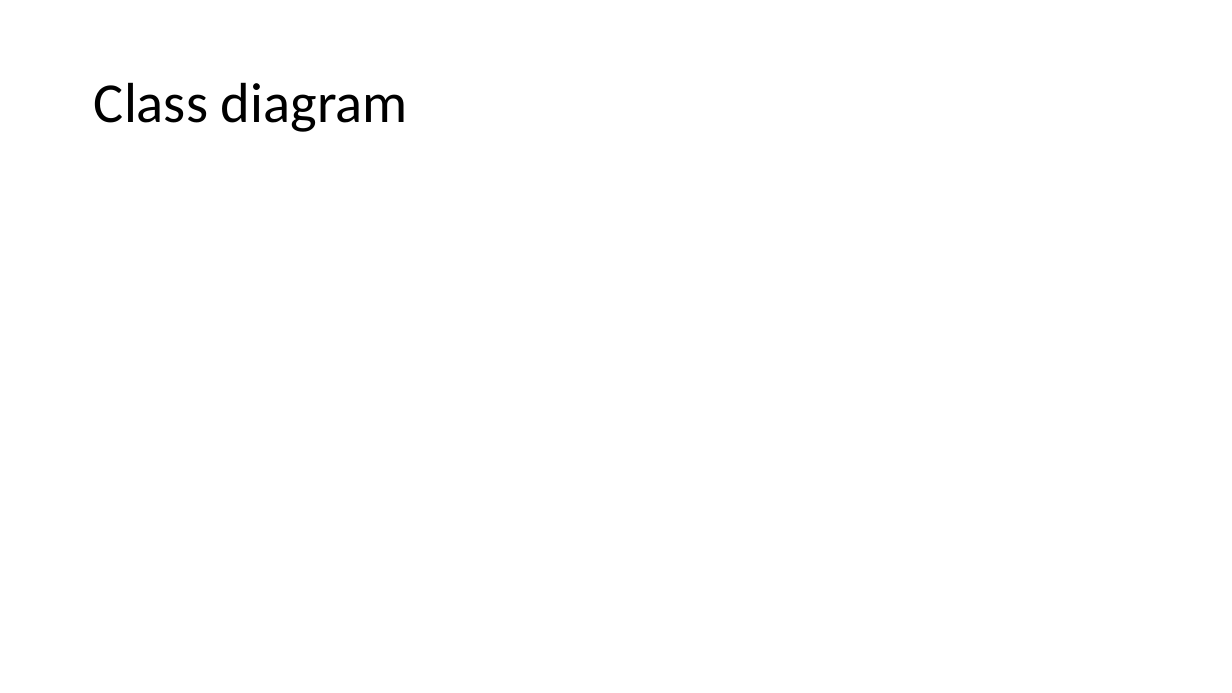
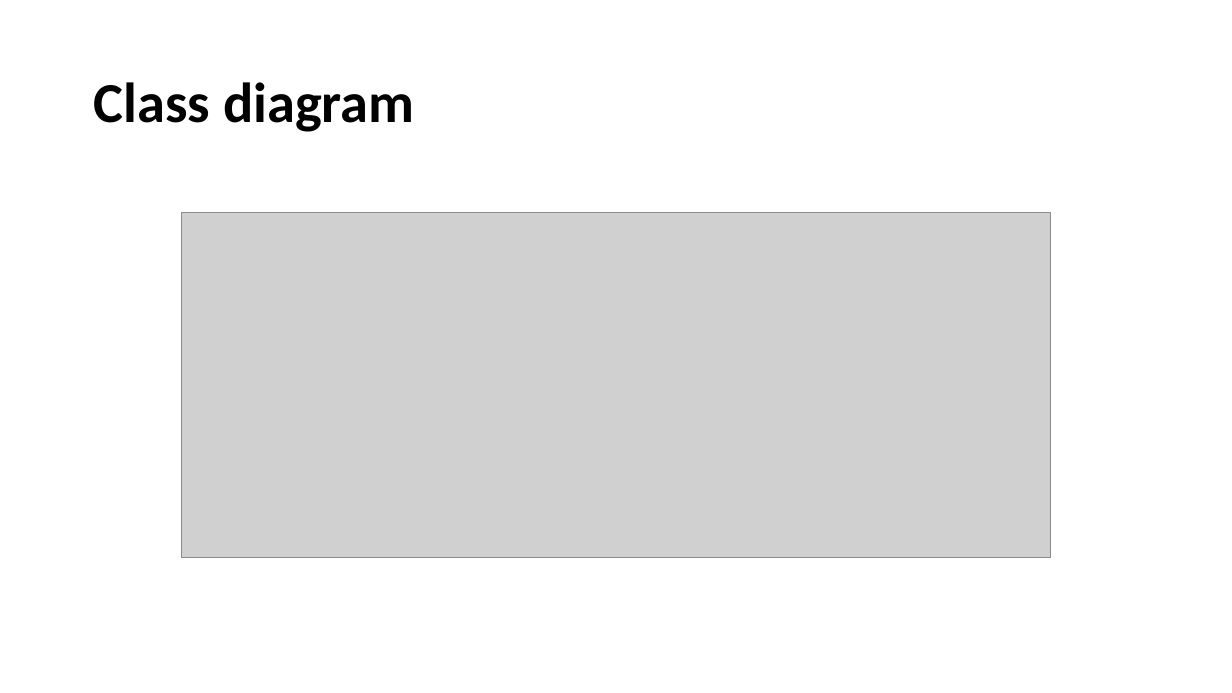
Before and after one commit to DaloonOfDoom/E21SWD_Assignment, a slide deck: slide 5 of Slides/The Decorator pattern.pptx. Drawn at 1232x693 pixels with LibreOffice and Linux fonts; fonts in the diff are those of the drawing; grey boxes stand for pictures. Boxes give left, top, right and bottom in pixels: in the first picture for what was removed or moved away, otherwise in the second. Text is boxed around its words. In the diff, an @@ line names an element or a change of style, - is before the commit and + after.

```diff
--- a/Slides/The Decorator pattern.pptx
+++ b/Slides/The Decorator pattern.pptx
@@ title "Class diagram" at [94,82,414,132]: bold on @@
@@ picture added at [182,213,1051,558] @@
```
Also in this commit, not shown: 5 other slides changed, 2 slides added, 2 slides removed.
